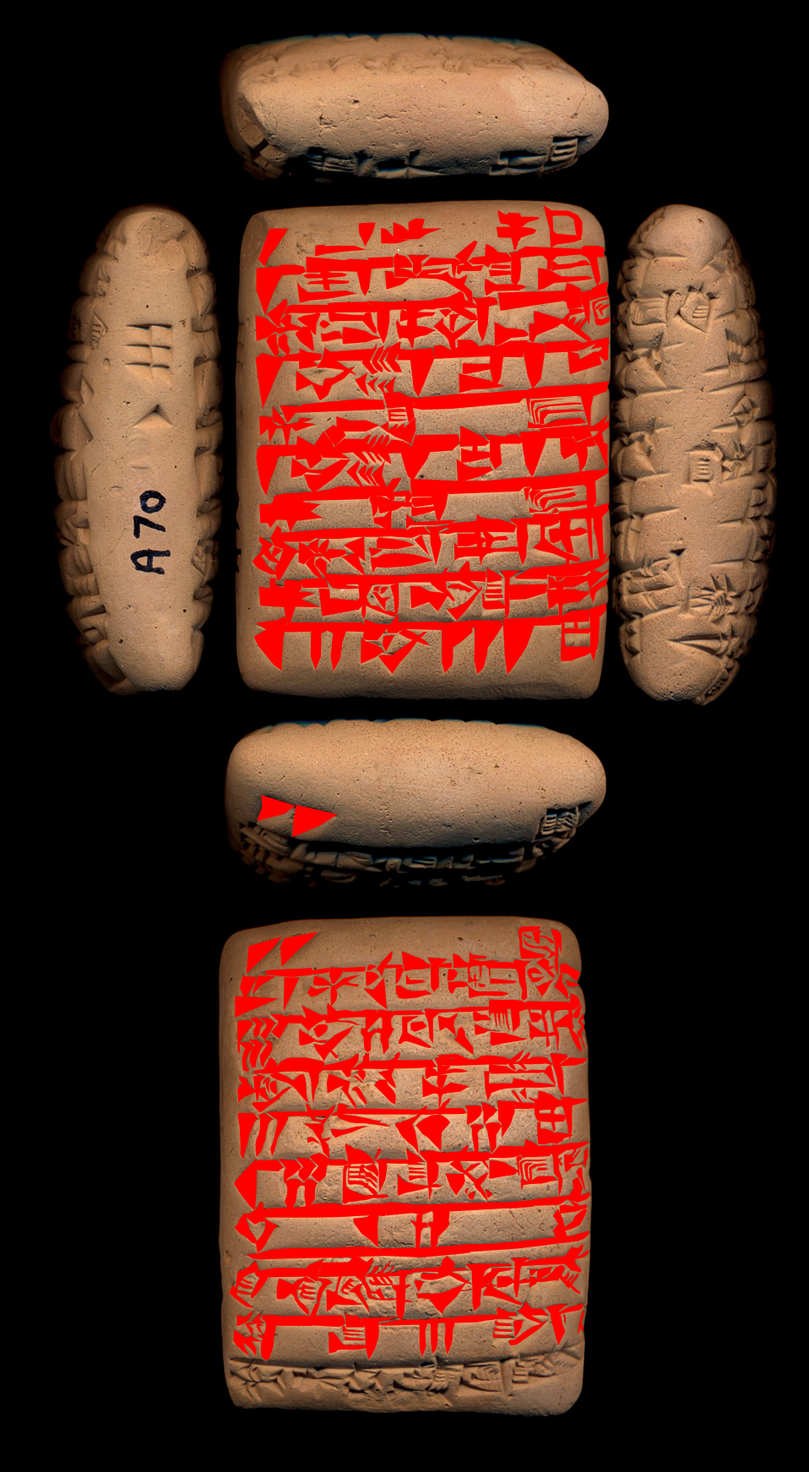
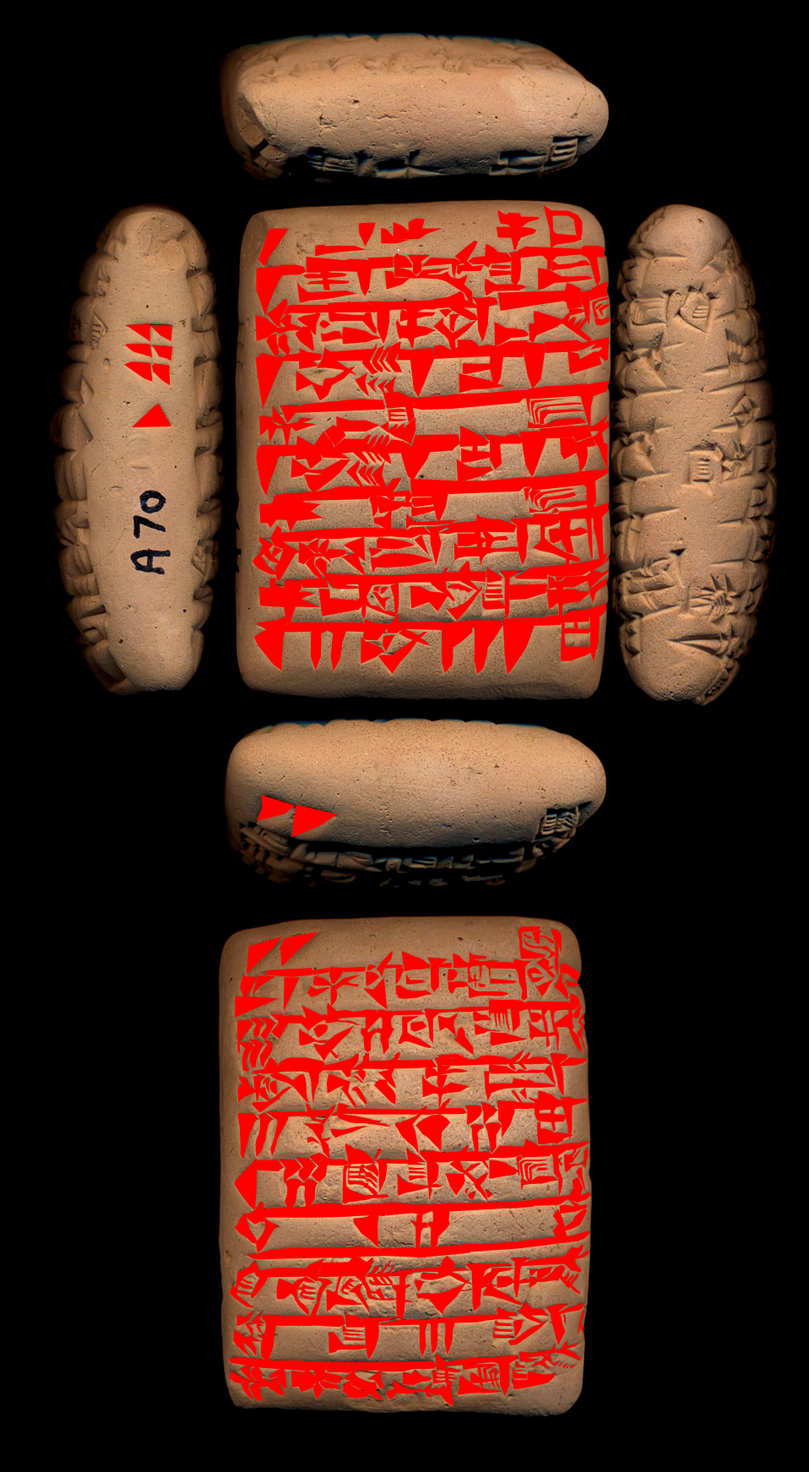
Layers edited between the first and the second (809, 1472) image:
painted on "P131059.jpg" over box(124, 323, 582, 1407)
